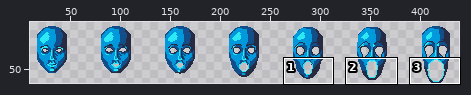
A sprite sheet gets an edit: Assets/Sprites/Streamers/AI/pog.png. Above: a wide view before the commit, with the close-up outlined.
Close-up. Earlier state:
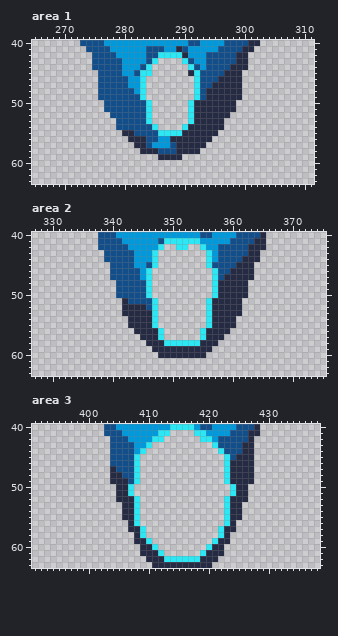
The file is 448x64 pixels. Shown: area 1: x 265..311, y 40..63; area 2: x 327..375, y 40..63; area 3: x 391..438, y 40..63. The wide view leaves out empty margins. The commit also changed other parts of the picture, which this record leaves out.
New version:
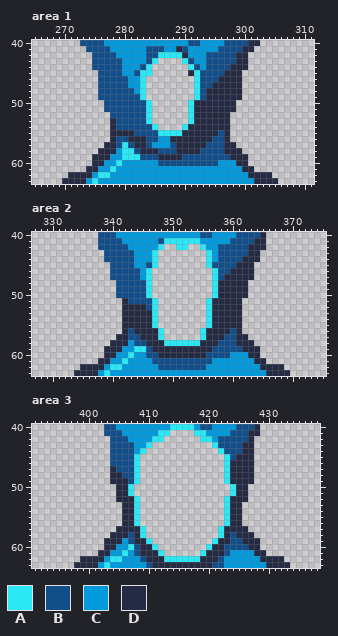
Palette (. is transparent): A #2ce8f5  B #124e89  C #0099db  D #262b44
Changes in this commit:
Area 1:
Colour A now appears in row 57 at x 280; in row 58 at x 280 to 281; in row 59 at x 280 to 282; in row 60 at x 279; in row 61 at x 278; in row 62 at x 276 to 277.
Colour A now appears in row 63 at x 275.
Colour B now appears in row 55 at x 296; in row 56 at x 279 to 280 and 295 to 296; in row 57 at x 279, 281 and 294 to 296; in row 58 at x 282 and 293 to 296; in row 59 at x 283 to 285 and 290 to 297; in row 60 at x 286 to 295.
Colour C now appears in row 58 at x 279; in row 59 at x 278 to 279; in row 60 at x 277 to 278, 280 to 285 and 296 to 298; in row 61 at x 276 to 277 and 279 to 299; in row 62 at x 275 and 278 to 300; in row 63 at x 274 and 276 to 301.
Colour D now appears in rows 53 to 54 at x 278 and 297; in row 55 at x 278 to 279 and 297; in row 56 at x 278 and 297; in row 57 at x 277 to 278 and 297 to 298; in row 58 at x 276 to 278 and 297 to 299; in row 59 at x 275 to 277 and 298 to 300.
Colour D now appears in row 60 at x 275 to 276 and 299 to 300; in row 61 at x 274 to 275 and 300 to 301; in row 62 at x 271 to 274 and 301 to 304; in row 63 at x 270 to 273 and 302 to 305.
Area 2:
Colour A now appears in row 59 at x 344 to 345; in row 60 at x 343; in row 61 at x 342; in row 62 at x 340 to 341; in row 63 at x 339.
Colour B now appears in row 56 at x 343 and 360; in row 57 at x 343 to 344 and 359 to 360; in row 58 at x 344 to 345 and 358 to 360; in row 59 at x 346 and 357 to 361; in row 60 at x 346 to 347 and 356 to 359; in row 61 at x 347 to 356.
Colour B now appears in row 62 at x 348 to 355.
Colour C now appears in row 58 at x 343; in row 59 at x 342 to 343; in row 60 at x 341 to 342, 344 to 345 and 360 to 362; in row 61 at x 340 to 341, 343 to 346 and 357 to 363; in row 62 at x 339, 342 to 347 and 356 to 364; in row 63 at x 338 and 340 to 365.
Colour D now appears in rows 54 to 56 at x 342 and 361; in row 57 at x 341 to 342 and 361 to 362; in row 58 at x 340 to 342 and 361 to 363; in row 59 at x 339 to 341 and 362 to 364; in row 60 at x 339 to 340 and 363 to 364; in row 61 at x 338 to 339 and 364 to 365.
Colour D now appears in row 62 at x 335 to 338 and 365 to 368; in row 63 at x 334 to 337 and 366 to 369.
Area 3:
Colour A now appears in row 60 at x 407; in row 61 at x 406; in row 62 at x 404 to 405; in row 63 at x 403.
Colour B now appears in row 58 at x 407 and 424; in row 59 at x 407 and 424 to 425; in row 60 at x 408 and 423 to 426; in row 61 at x 408 and 423; in row 62 at x 409 and 422; in row 63 at x 410 and 421 to 422.
Colour C now appears in row 59 at x 406; in row 60 at x 405 to 406; in row 61 at x 404 to 405, 407 and 424 to 427; in row 62 at x 403, 406 to 408 and 423 to 428; in row 63 at x 402, 404 to 409 and 423 to 429.
Colour D now appears in row 56 at x 406 and 425; in row 57 at x 405 to 406 and 425 to 426; in row 58 at x 404 to 406 and 425 to 427; in row 59 at x 403 to 405 and 426 to 428; in row 60 at x 403 to 404 and 427 to 428; in row 61 at x 402 to 403 and 428 to 429.
Colour D now appears in row 62 at x 399 to 402 and 429 to 432; in row 63 at x 398 to 401 and 430 to 433.
